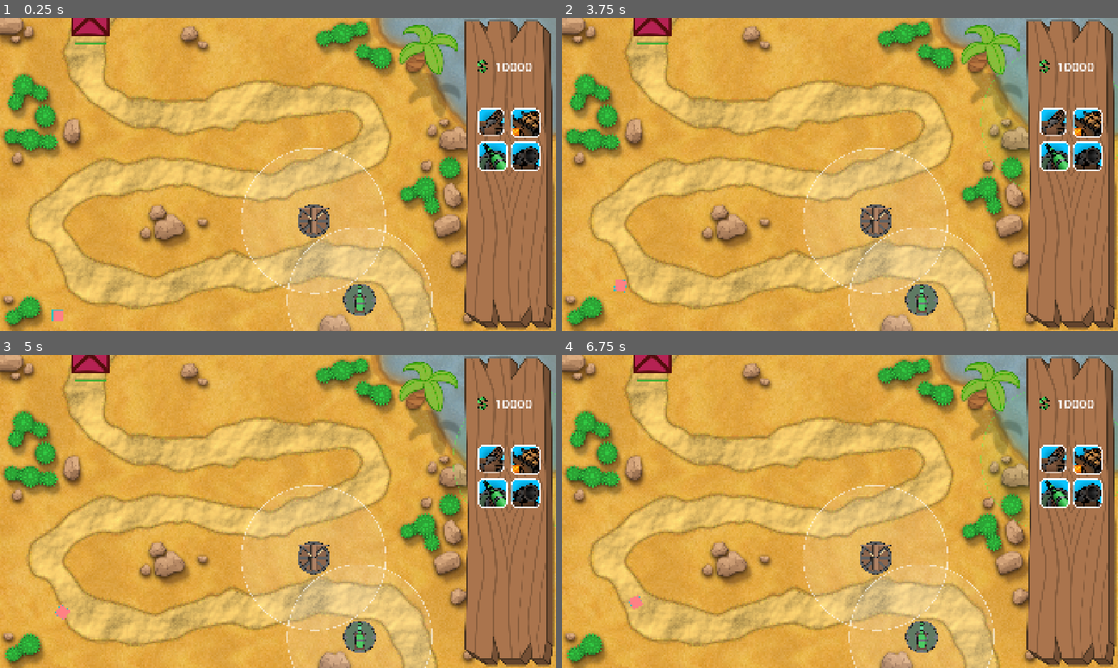
Above: before the commit, frames 1-4 (two rows, left to right).
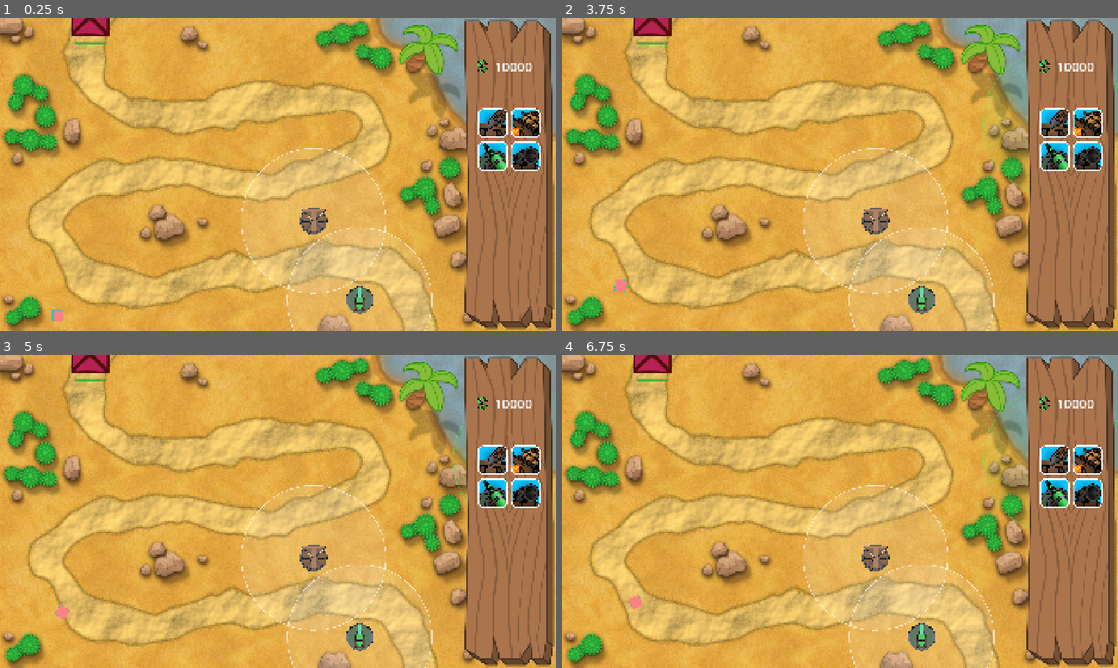
Above: after the commit, the same moments.

Repository: Crimbane/tower-defense
Game: Godot game, scene res://Testing/olem50/bg.tscn
Same seed, same stepped clock (60 frames per second), same inputs: the game is played once before the commit and once after it. This scene is started directly instead of the project's main scene.
Inputs (mouse positions are in pixels of both pictures, inside the frame that each line leads up to; where the layout moved, square brackets give the same spot in the first picture):
- Up to frame 1 (0.25 s): no input
- Up to frame 2 (3.75 s): click (1056, 124) [1051, 121] at 0.5 s; click (1090, 124) at 1.25 s; click (1090, 155) at 2 s; click (1056, 155) at 2.75 s; click (1056, 124) [1051, 121] at 3.5 s
- Up to frame 3 (5 s): click (528, 461) at 4.25 s
- Up to frame 4 (6.75 s): click (1056, 492) at 5 s; click (1090, 492) at 5.75 s; click (1056, 461) [1051, 458] at 6.5 s

The runs differ from the first frame. In frame 1, 1.0% of the frame differs, in the area x 43-92%, y 28-99%; in frame 2, 1.1%, in the area x 43-100%, y 11-99%; in frame 3, 1.0%; in frame 4, 1.1%.
Error in both runs: Invalid access to property or key 'timeout' on a base object of type 'Nil'. (res://Testing/olem50/enemy_spawner.gd:11)

Commit message:
Implemented upgrade UI and updated collisions
- Upgrade buttons that change color if they were purchased
- Updated tower collisions

Diff:
--- a/Entities/Towers/arrow_tower.tscn
+++ b/Entities/Towers/arrow_tower.tscn
@@ -18,13 +18,13 @@
 }]
 
 [sub_resource type="CircleShape2D" id="CircleShape2D_t1yug"]
-radius = 226.66666
+radius = 192.0
 
 [sub_resource type="CircleShape2D" id="CircleShape2D_fyjvv"]
 radius = 190.11693
 
 [node name="Arrow Tower" type="Node2D" unique_id=664368618 node_paths=PackedStringArray("towerTop", "fireRateTimer", "mouseDetectionArea", "attackRangeNode")]
-scale = Vector2(0.3, 0.3)
+scale = Vector2(0.25, 0.25)
 script = ExtResource("1_au2ll")
 projectileScene = ExtResource("2_0mj8a")
 towerTop = NodePath("Tower Top")
@@ -57,4 +57,5 @@
 collision_mask = 0
 
 [node name="CollisionShape2D" type="CollisionShape2D" parent="Mouse Detection Area" unique_id=1779100836]
+visible = false
 shape = SubResource("CircleShape2D_fyjvv")
--- a/Entities/Towers/cannon_tower.tscn
+++ b/Entities/Towers/cannon_tower.tscn
@@ -18,13 +18,13 @@
 }]
 
 [sub_resource type="CircleShape2D" id="CircleShape2D_n3io8"]
-radius = 226.66666
+radius = 192.0
 
 [sub_resource type="CircleShape2D" id="CircleShape2D_hhn6m"]
 radius = 190.11693
 
 [node name="Cannon Tower" type="Node2D" unique_id=664368618 node_paths=PackedStringArray("towerTop", "fireRateTimer", "mouseDetectionArea", "attackRangeNode")]
-scale = Vector2(0.3, 0.3)
+scale = Vector2(0.25, 0.25)
 script = ExtResource("1_pb8ps")
 towerType = "Cannon"
 projectileScene = ExtResource("2_3dxh7")
@@ -60,4 +60,5 @@
 collision_mask = 0
 
 [node name="CollisionShape2D" type="CollisionShape2D" parent="Mouse Detection Area" unique_id=346188861]
+visible = false
 shape = SubResource("CircleShape2D_hhn6m")
--- a/Entities/Towers/fire_tower.tscn
+++ b/Entities/Towers/fire_tower.tscn
@@ -17,13 +17,13 @@
 }]
 
 [sub_resource type="CircleShape2D" id="CircleShape2D_s2g3v"]
-radius = 226.66666
+radius = 192.0
 
 [sub_resource type="CircleShape2D" id="CircleShape2D_hyie5"]
 radius = 190.11693
 
 [node name="Fire Tower" type="Node2D" unique_id=664368618 node_paths=PackedStringArray("towerTop", "weapon", "fireRateTimer", "fireDurationTimer", "particles", "mouseDetectionArea", "attackRangeNode")]
-scale = Vector2(0.3, 0.3)
+scale = Vector2(0.25, 0.25)
 script = ExtResource("1_2hdbw")
 towerTop = NodePath("Tower Top")
 weapon = NodePath("Fire")
@@ -84,4 +84,5 @@
 collision_mask = 0
 
 [node name="CollisionShape2D" type="CollisionShape2D" parent="Mouse Detection Area" unique_id=513561426]
+visible = false
 shape = SubResource("CircleShape2D_hyie5")
--- a/Entities/Towers/slime_tower.tscn
+++ b/Entities/Towers/slime_tower.tscn
@@ -18,13 +18,13 @@
 }]
 
 [sub_resource type="CircleShape2D" id="CircleShape2D_lahyv"]
-radius = 226.66666
+radius = 192.0
 
 [sub_resource type="CircleShape2D" id="CircleShape2D_ma62e"]
 radius = 186.69641
 
 [node name="Slime Tower" type="Node2D" unique_id=664368618 node_paths=PackedStringArray("towerTop", "fireRateTimer", "mouseDetectionArea", "attackRangeNode")]
-scale = Vector2(0.3, 0.3)
+scale = Vector2(0.25, 0.25)
 script = ExtResource("1_q7hfs")
 towerType = "Slime"
 projectileScene = ExtResource("2_b5d63")
@@ -58,4 +58,5 @@
 collision_mask = 0
 
 [node name="CollisionShape2D" type="CollisionShape2D" parent="Mouse Detection Area" unique_id=1928527352]
+visible = false
 shape = SubResource("CircleShape2D_ma62e")
--- a/Entities/Towers/tower.gd
+++ b/Entities/Towers/tower.gd
@@ -23,16 +23,14 @@
 @export var projectileSpeed: int = 500
 
 #Upgrades
-var leftTier: int = 0
-var middleTier: int = 0
-var rightTier: int = 0
-
 var currentTier: int = 0
 const MAX_TIER: int = 4
 
 var leftTierCosts: Array[int] = GameManager.leftTierCosts
 var middleTierCosts: Array[int] = GameManager.middleTierCosts
 var rightTierCosts: Array[int] = GameManager.rightTierCosts
+
+var upgradePurchaseHistory: Array[String] = ["None", "None", "None", "None"]
 
 func _ready() -> void:
 	print(leftTierCosts)
@@ -131,13 +129,12 @@
 	GameManager.removeMoney(towerCost)
 
 
-func upgradeTower(upgradePath: String, upgradeTier: String) -> void:
+func upgradeTower(upgradePath: String, upgradeTier: int) -> void:
 	if currentTier >= MAX_TIER:
 		print("Tower maxed")
 		return
 
-	var targetTier: int = int(upgradeTier)
-	if targetTier != (currentTier + 1):
+	if upgradeTier != (currentTier + 1):
 		print("Wrong upgrade tier")
 		return
 
@@ -152,19 +149,40 @@
 
 	if GameManager.money >= cost:
 		GameManager.removeMoney(cost)
+		upgradePurchaseHistory[currentTier] = upgradePath
 		currentTier += 1
 
 		match upgradePath:
 			"Left":
-				leftTier = targetTier
 				damage *= 2
 			"Middle":
-				middleTier = targetTier
 				fireRate *= 0.5
 				fireRateTimer.wait_time = fireRate
 			"Right":
-				rightTier = targetTier
 				attackRange *= 2
 				attackRangeNode.updateAttackRange()
+		GameManager.UIManager.updateTowerUpgradeMenuColors()
 	else:
 		print("You are poor")
+
+func applyTowerUpgrades(upgradePath: String, upgradeTier: int) -> void:
+	match towerType:
+		"Arrow":
+			if upgradeTier == 3:
+				pass
+			else:
+				match upgradePath:
+					"Left":
+						damage *= 2
+					"Middle":
+						fireRate *= 0.5
+						fireRateTimer.wait_time = fireRate
+					"Right":
+						attackRange *= 2
+						attackRangeNode.updateAttackRange()
+		"Fire":
+			pass
+		"Slime":
+			pass
+		"Cannon":
+			pass
--- a/Systems/UI/tower_upgrade_button.gd
+++ b/Systems/UI/tower_upgrade_button.gd
@@ -1,21 +1,78 @@
 extends Button
 
-@export_enum(
-	"Left", "Middle", "Right") var upgradePath: String = "Right"
+#@export_enum(
+	#"Left", "Middle", "Right") var upgradePath: String = "Right"
 
-@export_enum(
-	"1", "2", "3", "4") var upgradeTier: String = "1"
+enum UpgradePath {
+	Left,
+	Middle,
+	Right
+}
+
+@export var upgradePath = UpgradePath.Left:
+	set(value):
+		upgradePath = value
+		if is_node_ready():
+			updateIcon()
+
+@export_range(
+	1, 4 , 1) var upgradeTier: int = 1
+
+const ICON_TEXTURE: Dictionary[String, CompressedTexture2D] = {
+	LEFT = preload("uid://6asst08vlprb"),
+	MIDDLE = preload("uid://f33ovxvcyajm"),
+	RIGHT = preload("uid://1elfyko80ywj")
+}
+
+@onready var buttonIcon: TextureRect = $Icon
+
+var purchased: bool = false
+
 
 func _ready() -> void:
 	pressed.connect(onButtonPress)
+	updateIcon()
+	updateColor()
 
 
 func onButtonPress() -> void:
 	if GameManager.selectedTower != null:
-		GameManager.selectedTower.upgradeTower(upgradePath, upgradeTier)
+		if purchased == false:
+			var pathString: String = UpgradePath.keys()[upgradePath]
+			GameManager.selectedTower.upgradeTower(pathString, upgradeTier)
 
+
+func updateIcon() -> void:
+	if not buttonIcon:
+		return
+
+	var pathIndex: int = upgradePath
+	var pathName: String = UpgradePath.keys()[pathIndex]
+	buttonIcon.texture = ICON_TEXTURE[pathName.to_upper()]
 
 func updateColor() -> void:
 	var tower = GameManager.selectedTower
 	if not tower:
 		return
+
+	var buttonTier = upgradeTier
+
+	var pathString: String = UpgradePath.keys()[upgradePath]
+	#var towerPathTier: int = tower.get(pathString.to_lower() + "Tier")
+
+	var activeTierPath: String = tower.upgradePurchaseHistory[buttonTier -1]
+
+	if activeTierPath == pathString:
+		modulate = Color(0.5, 1.0, 0.5)
+		purchased = true
+
+	elif activeTierPath != "None":
+		modulate = Color.DARK_RED
+		purchased = false
+	elif buttonTier == tower.currentTier + 1:
+		modulate = Color.WHITE
+		purchased = false
+
+	else:
+		modulate = Color(0.5,0.5,0.5)
+		purchased = false
--- a/Systems/UI/tower_upgrade_button.tscn
+++ b/Systems/UI/tower_upgrade_button.tscn
@@ -1,8 +1,17 @@
 [gd_scene format=3 uid="uid://brqe6yc0g2u66"]
 
 [ext_resource type="Script" uid="uid://b1x4wxsk0fooi" path="res://Systems/UI/tower_upgrade_button.gd" id="1_male1"]
+[ext_resource type="Texture2D" uid="uid://6asst08vlprb" path="res://Systems/UI/Art/Damage Upgrade Icon.svg" id="2_j2uma"]
 
 [node name="Tower Upgrade Button" type="Button" unique_id=2105109026]
+custom_minimum_size = Vector2(10, 10)
 offset_right = 8.0
 offset_bottom = 8.0
 script = ExtResource("1_male1")
+
+[node name="Icon" type="TextureRect" parent="." unique_id=1349943744]
+custom_maximum_size = Vector2(10, 10)
+layout_mode = 0
+offset_right = 40.0
+offset_bottom = 40.0
+texture = ExtResource("2_j2uma")
--- a/Systems/UI/ui_manager.gd
+++ b/Systems/UI/ui_manager.gd
@@ -28,6 +28,8 @@
 		return
 	GameManager.selectedTower.showAttackRange()
 
+	updateTowerUpgradeMenuColors()
+
 	var menuOffset = Vector2(85, 310)
 	towerUpgradeMenu.global_position = GameManager.selectedTower.global_position - menuOffset
 	towerUpgradeMenu.show()
@@ -35,3 +37,7 @@
 func hideTowerUpgradeMenu() -> void:
 	towerUpgradeMenu.hide()
 	GameManager.selectedTower = null
+
+func updateTowerUpgradeMenuColors() -> void:
+	for button in towerUpgradeMenu.get_children():
+		button.updateColor()
--- a/Systems/UI/ui_manager.tscn
+++ b/Systems/UI/ui_manager.tscn
@@ -36,56 +36,56 @@
 
 [node name="Tower Upgrade Button12" parent="UI Manager/Tower Upgrade Menu" unique_id=2105109026 instance=ExtResource("2_07xqu")]
 layout_mode = 2
-upgradePath = "Left"
-upgradeTier = "4"
+upgradeTier = 4
 
 [node name="Tower Upgrade Button11" parent="UI Manager/Tower Upgrade Menu" unique_id=12927104 instance=ExtResource("2_07xqu")]
 layout_mode = 2
-upgradePath = "Middle"
-upgradeTier = "4"
+upgradePath = 1
+upgradeTier = 4
 
 [node name="Tower Upgrade Button10" parent="UI Manager/Tower Upgrade Menu" unique_id=232702389 instance=ExtResource("2_07xqu")]
 layout_mode = 2
-upgradeTier = "4"
+upgradePath = 2
+upgradeTier = 4
 
 [node name="Tower Upgrade Button9" parent="UI Manager/Tower Upgrade Menu" unique_id=883589956 instance=ExtResource("2_07xqu")]
 layout_mode = 2
-upgradePath = "Left"
-upgradeTier = "3"
+upgradeTier = 3
 
 [node name="Tower Upgrade Button8" parent="UI Manager/Tower Upgrade Menu" unique_id=685655870 instance=ExtResource("2_07xqu")]
 layout_mode = 2
-upgradePath = "Middle"
-upgradeTier = "3"
+upgradePath = 1
+upgradeTier = 3
 
 [node name="Tower Upgrade Button7" parent="UI Manager/Tower Upgrade Menu" unique_id=837163962 instance=ExtResource("2_07xqu")]
 layout_mode = 2
-upgradeTier = "3"
+upgradePath = 2
+upgradeTier = 3
 
 [node name="Tower Upgrade Button6" parent="UI Manager/Tower Upgrade Menu" unique_id=482748398 instance=ExtResource("2_07xqu")]
 layout_mode = 2
-upgradePath = "Left"
-upgradeTier = "2"
+upgradeTier = 2
 
 [node name="Tower Upgrade Button5" parent="UI Manager/Tower Upgrade Menu" unique_id=1143704901 instance=ExtResource("2_07xqu")]
 layout_mode = 2
-upgradePath = "Middle"
-upgradeTier = "2"
+upgradePath = 1
+upgradeTier = 2
 
 [node name="Tower Upgrade Button4" parent="UI Manager/Tower Upgrade Menu" unique_id=714595156 instance=ExtResource("2_07xqu")]
 layout_mode = 2
-upgradeTier = "2"
+upgradePath = 2
+upgradeTier = 2
 
 [node name="Tower Upgrade Button3" parent="UI Manager/Tower Upgrade Menu" unique_id=919688333 instance=ExtResource("2_07xqu")]
 layout_mode = 2
-upgradePath = "Left"
 
 [node name="Tower Upgrade Button2" parent="UI Manager/Tower Upgrade Menu" unique_id=984522266 instance=ExtResource("2_07xqu")]
 layout_mode = 2
-upgradePath = "Middle"
+upgradePath = 1
 
 [node name="Tower Upgrade Button" parent="UI Manager/Tower Upgrade Menu" unique_id=1296461171 instance=ExtResource("2_07xqu")]
 layout_mode = 2
+upgradePath = 2
 
 [node name="Right Panel" type="Panel" parent="UI Manager" unique_id=2107449380]
 layout_mode = 1
@@ -131,7 +131,6 @@
 columns = 2
 
 [node name="Arrow" parent="UI Manager/Right Panel/Tower Buttons" unique_id=1343717249 instance=ExtResource("2_vwuv3")]
-custom_maximum_size = Vector2(100, 100)
 layout_mode = 2
 
 [node name="Fire" parent="UI Manager/Right Panel/Tower Buttons" unique_id=827456401 instance=ExtResource("2_vwuv3")]
